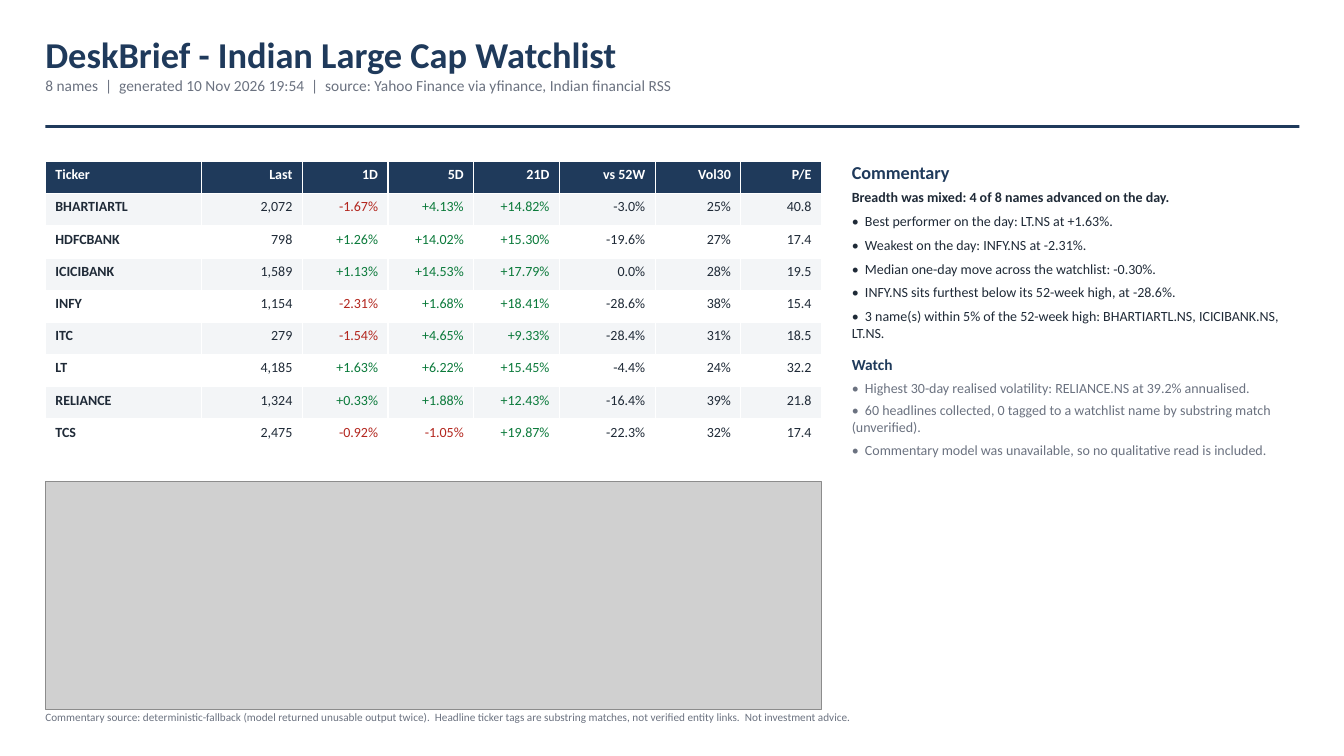
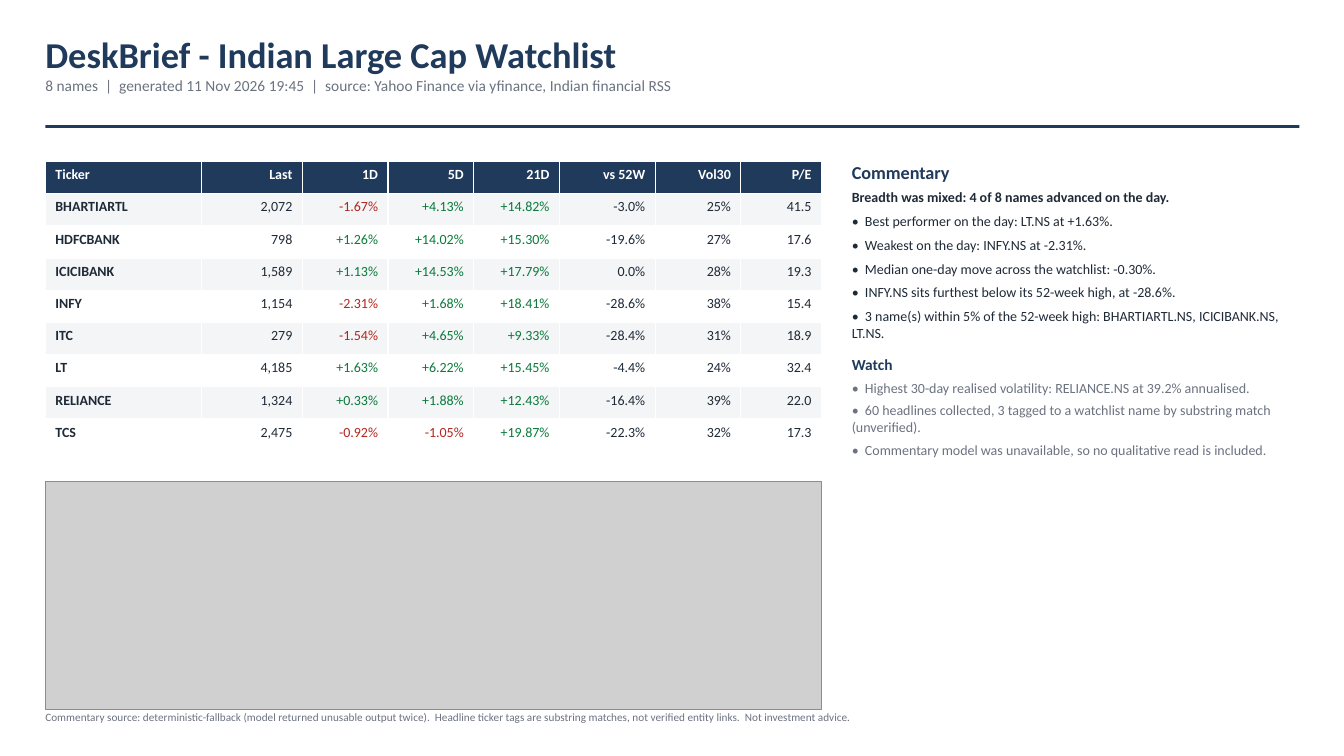
Before and after one commit to Deepak-Sethiii/deskbrief, a slide deck: slide 1 of public/deskbrief.pptx. Drawn at 1344x756 pixels with LibreOffice and Linux fonts; fonts in the diff are those of the drawing; grey boxes stand for pictures. Boxes give left, top, right and bottom in pixels: in the first picture for what was removed or moved away, otherwise in the second. Text is boxed around its words. In the diff, an @@ line names an element or a change of style, - is before the commit and + after.

```diff
--- a/public/deskbrief.pptx
+++ b/public/deskbrief.pptx
@@ text at (x1=45, y1=80, x2=671, y2=94): text changed @@
-8 names | generated 10 Nov 2026 19:54 | source: Yahoo Finance via yfinance, Indian financial RSS
+8 names | generated 11 Nov 2026 19:45 | source: Yahoo Finance via yfinance, Indian financial RSS
@@ table at (x1=45, y1=161, x2=822, y2=452) @@
-row 2, column 8: 40.8
+row 2, column 8: 41.5
-row 3, column 8: 17.4
+row 3, column 8: 17.6
-row 4, column 8: 19.5
+row 4, column 8: 19.3
-row 6, column 8: 18.5
+row 6, column 8: 18.9
-row 7, column 8: 32.2
+row 7, column 8: 32.4
-row 8, column 8: 21.8
+row 8, column 8: 22.0
-row 9, column 8: 17.4
+row 9, column 8: 17.3
@@ text at (x1=852, y1=405, x2=1270, y2=434): text changed @@
-• 60 headlines collected, 0 tagged to a watchlist name by substring match (unverified).
+• 60 headlines collected, 3 tagged to a watchlist name by substring match (unverified).
```
Also in this commit, not shown: 4 other files.
